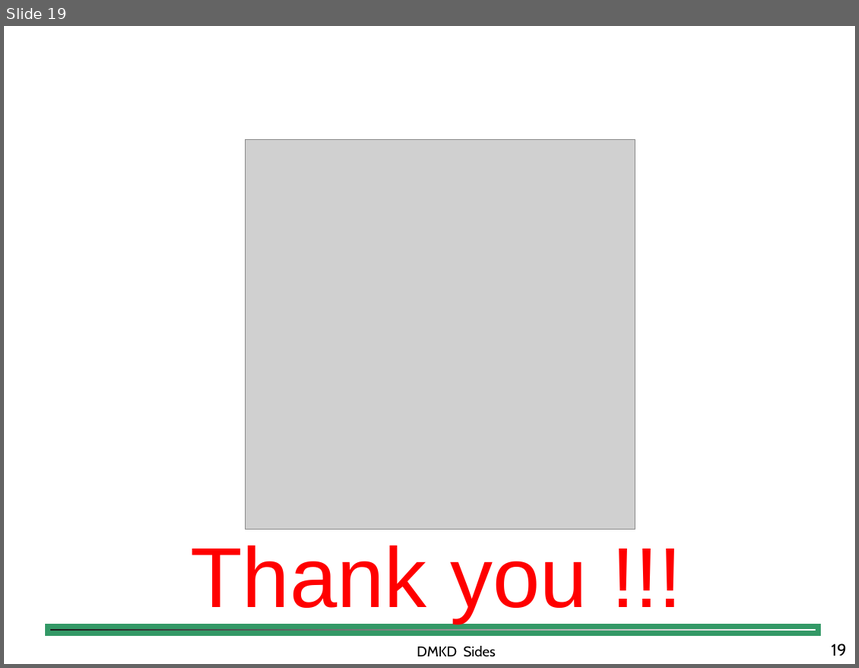
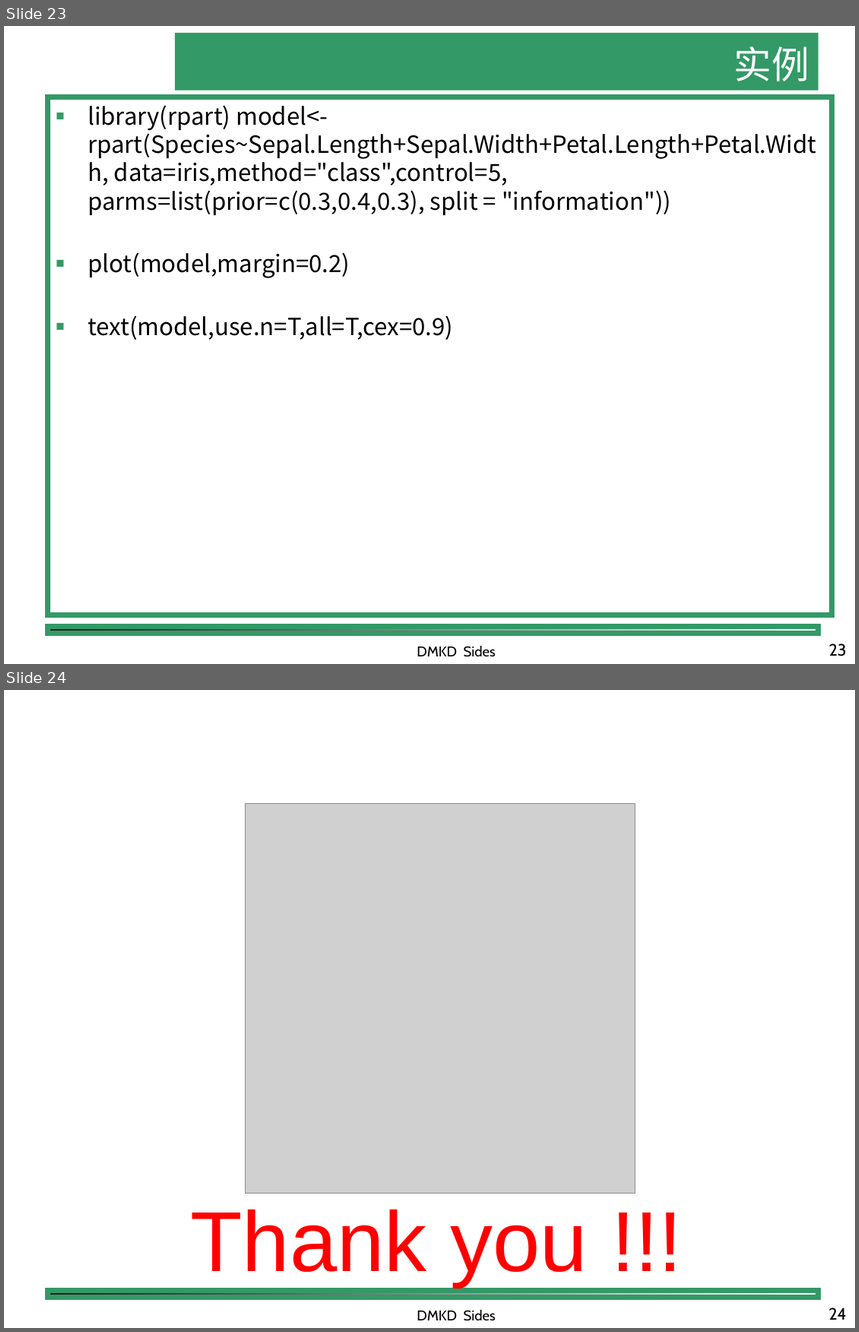
Before and after one commit to shfkuang/shfkuang.github.io, a slide deck: dm/ch4.3.ppt. Shown one above the other, each under a label of ours: slide 19 before the commit, slides 23 and 24 after it. The pictures are 859x668 and 859x1332 pixels, drawn with LibreOffice and Linux fonts; fonts in the diff are those of the drawing; grey boxes stand for pictures; background and template pictures are left out. Boxes give left, top, right and bottom in pixels: in the first picture for what was removed or moved away, otherwise in the second. Text is boxed around its words. In the diff, an @@ line names an element or a change of style, - is before the commit and + after.

```diff
--- a/dm/ch4.3.ppt
+++ b/dm/ch4.3.ppt
@@ slide 23 added at bbox=[4, 26, 855, 664], background #FFFFFF; not listed: 1 template element that a slide beside it also shows @@
@@ title added at bbox=[175, 33, 819, 91], fill #339966, 32 pt, text #FFFFFF @@
+实例
@@ rectangle added at bbox=[47, 97, 832, 616], outline #339966 4.51 pt, 20 pt, text #000000 @@
+■ library(rpart) model<-rpart(Species~Sepal.Length+Sepal.Width+Petal.Length+Petal.Width, data=iris,method="class",control=5, parms=list(prior=c(0.3,0.4,0.3), split = "information"))
+■ plot(model,margin=0.2)
+■ text(model,use.n=T,all=T,cex=0.9)
@@ text added at bbox=[417, 646, 496, 658], 12 pt, text #000000 @@
+DMKD Sides
@@ page number added at bbox=[829, 644, 847, 657], 14 pt, text #000000 @@
+23
@@ what was slide 19 is now slide 24 @@
@@ page number at bbox=[829, 1308, 847, 1320]: text changed @@
-19
+24
```
Also in this commit, not shown: 4 other slides added, 2 other files.
